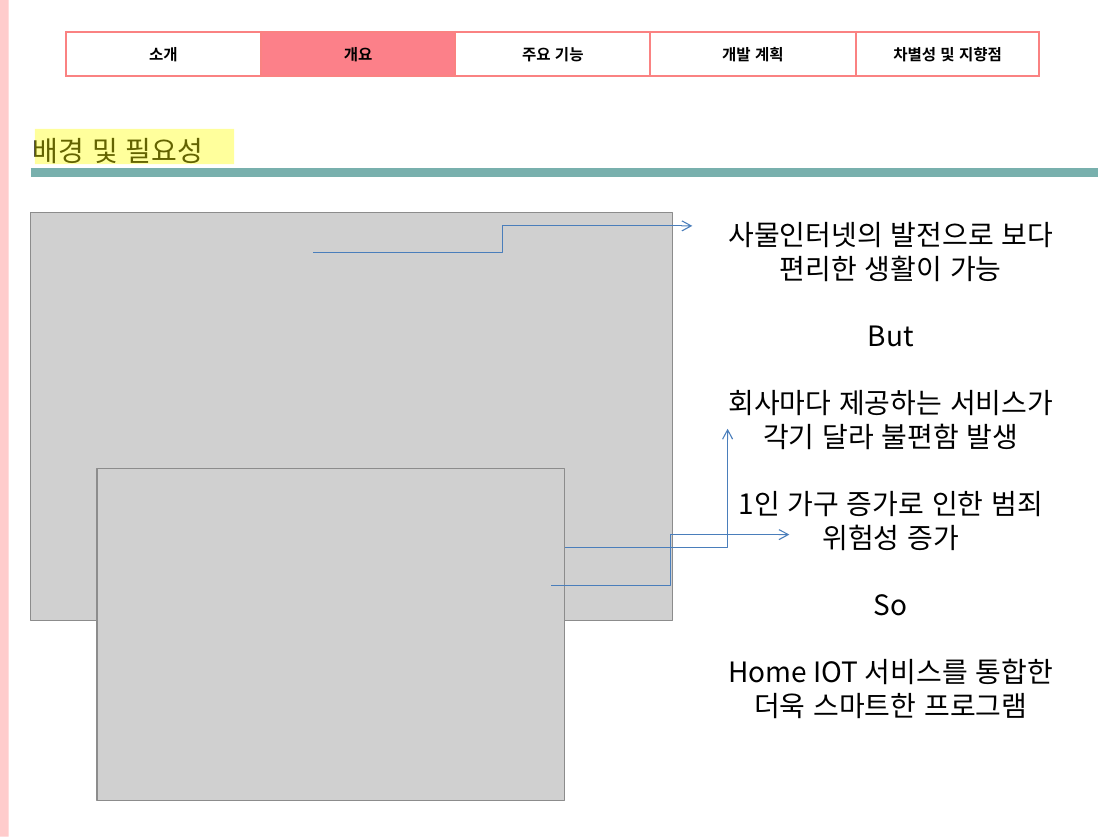
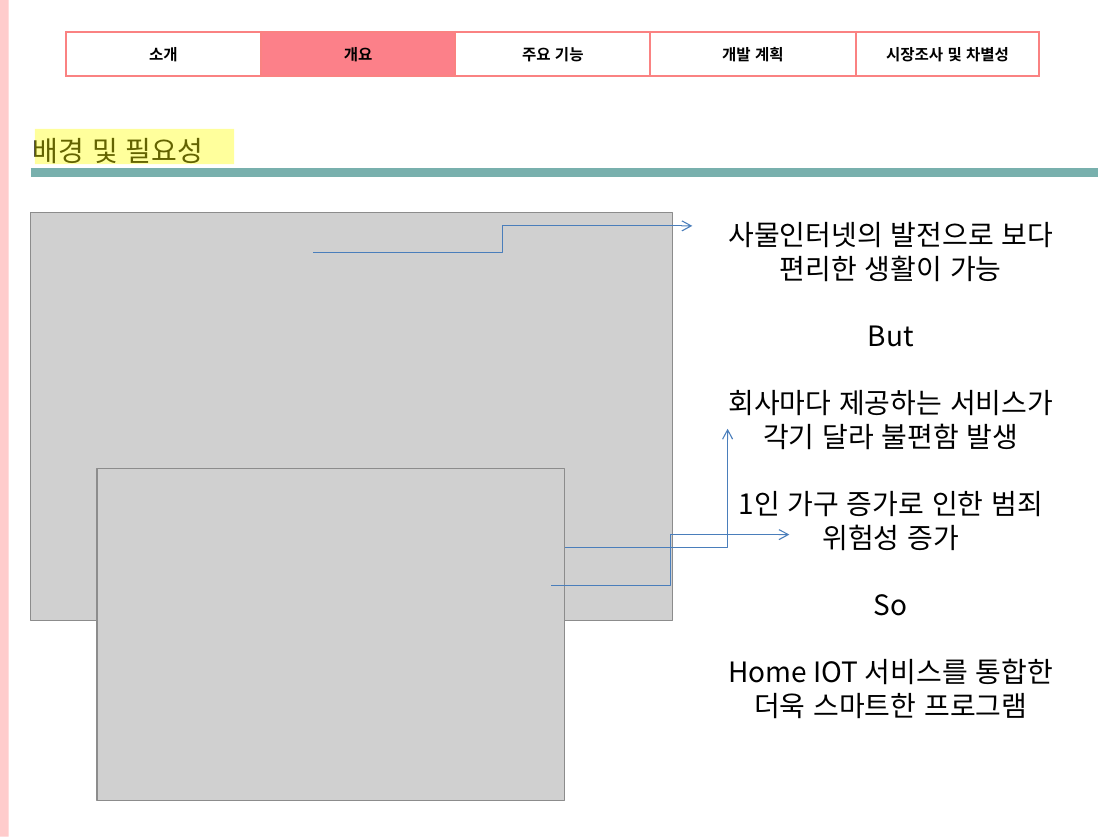
Before and after one commit to OriginalNetworkExperts/SystemConstruct, a slide deck: slide 5 of 시스템분석설계ppt.pptx. Drawn at 1120x840 pixels with LibreOffice and Linux fonts; fonts in the diff are those of the drawing; grey boxes stand for pictures; background and template pictures are left out. Boxes give left, top, right and bottom in pixels: in the first picture for what was removed or moved away, otherwise in the second. Text is boxed around its words. In the diff, an @@ line names an element or a change of style, - is before the commit and + after.

```diff
--- a/시스템분석설계ppt.pptx
+++ b/시스템분석설계ppt.pptx
@@ table at [66,32,1120,76] @@
-row 1, column 5: 차별성 및 지향점
+row 1, column 5: 시장조사 및 차별성
```
Also in this commit, not shown: 18 other slides changed.
